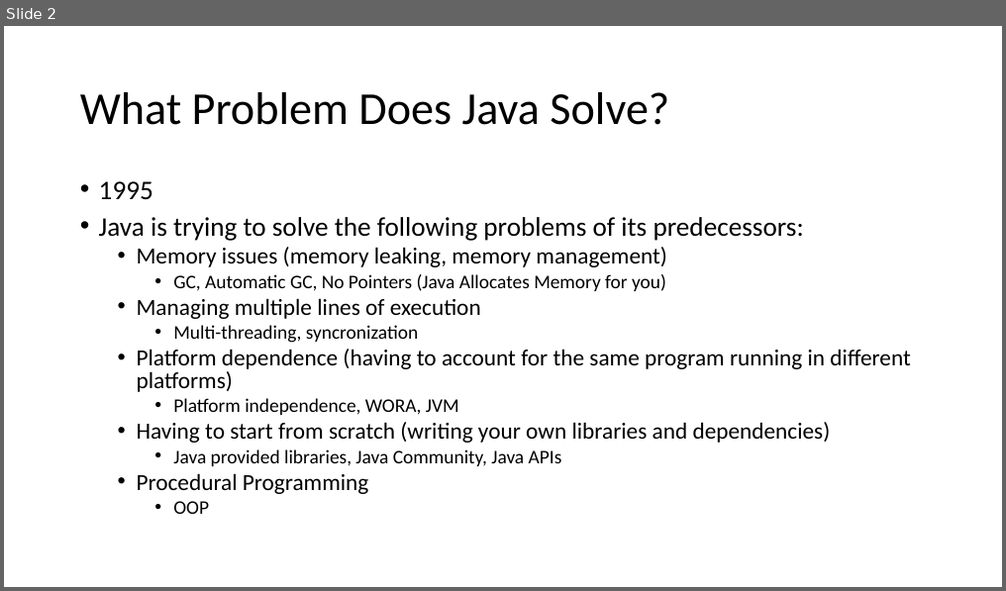
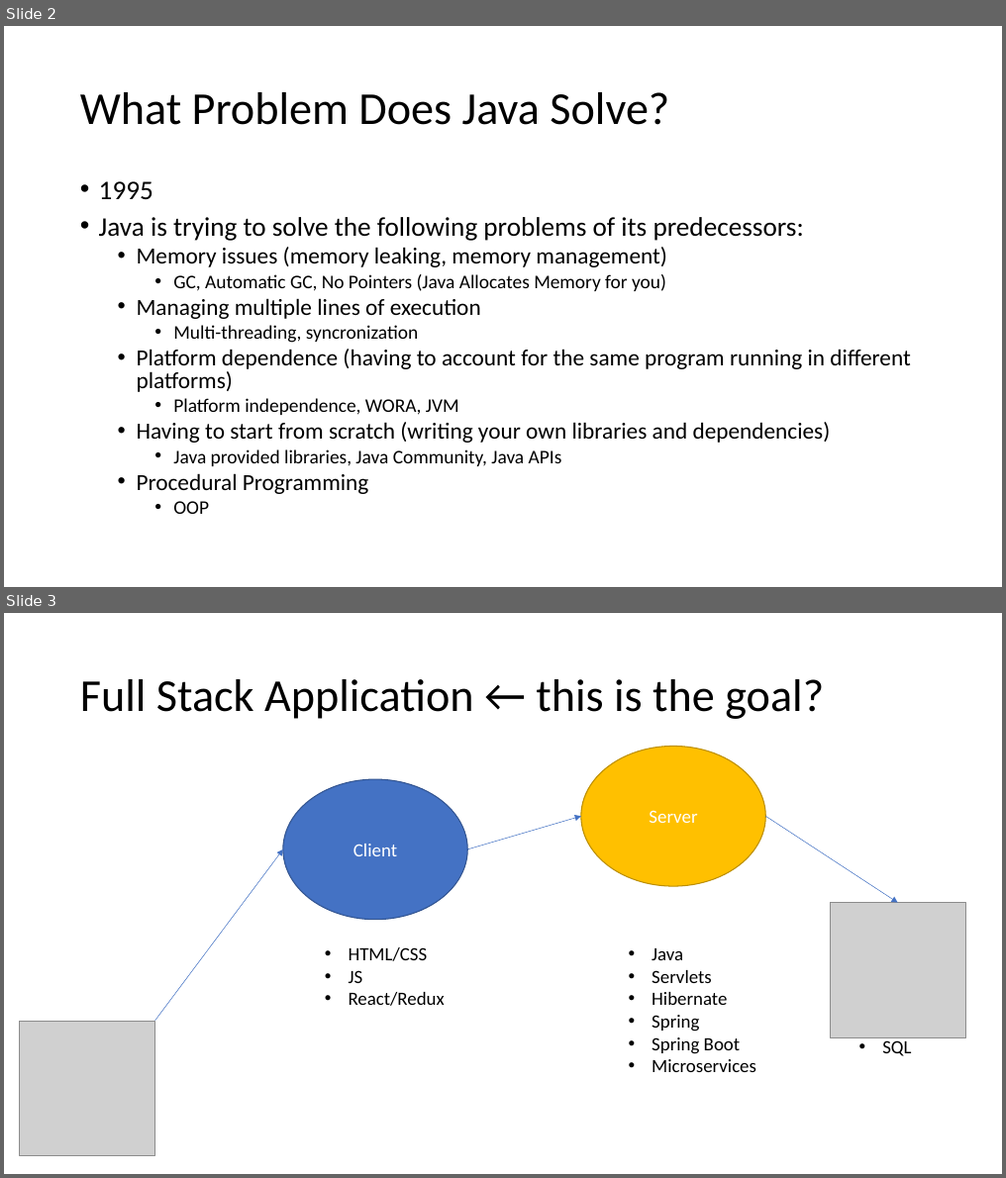
Before and after one commit to 2011JavaReact/Training, a slide deck: Week1/Week1Java.pptx. Shown one above the other, each under a label of ours: slide 2 before the commit, slides 2 and 3 after it. The pictures are 1006x591 and 1006x1178 pixels, drawn with LibreOffice and Linux fonts; fonts in the diff are those of the drawing; grey boxes stand for pictures. Boxes give left, top, right and bottom in pixels: in the first picture for what was removed or moved away, otherwise in the second. Text is boxed around its words. In the diff, an @@ line names an element or a change of style, - is before the commit and + after.

```diff
--- a/Week1/Week1Java.pptx
+++ b/Week1/Week1Java.pptx
@@ slide 3 added at (x1=4, y1=613, x2=1002, y2=1174), background #FFFFFF @@
@@ title added at (x1=80, y1=679, x2=824, y2=719), 44 pt, text #000000 @@
+Full Stack Application ← this is the goal?
@@ ellipse added at (x1=581, y1=747, x2=766, y2=886), fill #FFC000, outline #BD8E00 1 pt, 18 pt, text #FFFFFF @@
+Server
@@ ellipse added at (x1=283, y1=779, x2=468, y2=919), fill #4472C4, outline #325491 1 pt, 18 pt, text #FFFFFF @@
+Client
@@ arrow added from (467, 850) to (581, 817), #4472C4 0.5 pt @@
@@ arrow added from (766, 817) to (898, 903), #4472C4 0.5 pt @@
@@ arrow added from (155, 1021) to (283, 850), #4472C4 0.5 pt @@
@@ picture added at (x1=831, y1=903, x2=965, y2=1038) @@
@@ text added at (x1=349, y1=948, x2=445, y2=1006), 18 pt, text #000000 @@
+• HTML/CSS
+• JS
+• React/Redux
@@ text added at (x1=651, y1=949, x2=756, y2=1072), 18 pt, text #000000 @@
+• Java
+• Servlets
+• Hibernate
+• Spring
+• Spring Boot
+• Microservices
@@ picture added at (x1=20, y1=1022, x2=154, y2=1157) @@
@@ text added at (x1=882, y1=1041, x2=911, y2=1057), 18 pt, text #000000 @@
+• SQL
```
Also in this commit, not shown: 4 other files.
